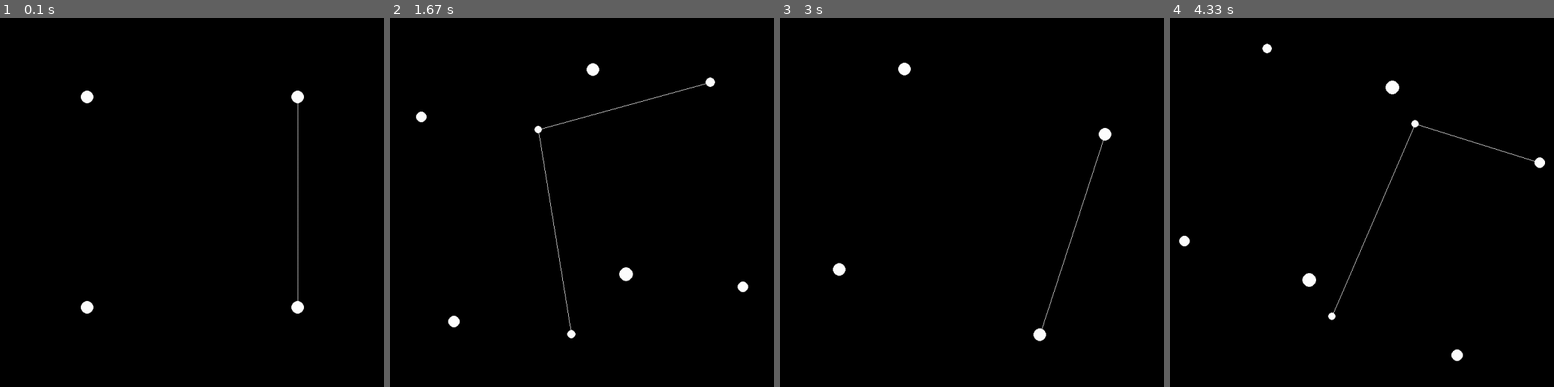
Above: before the commit, frames 1-4 (left to right).
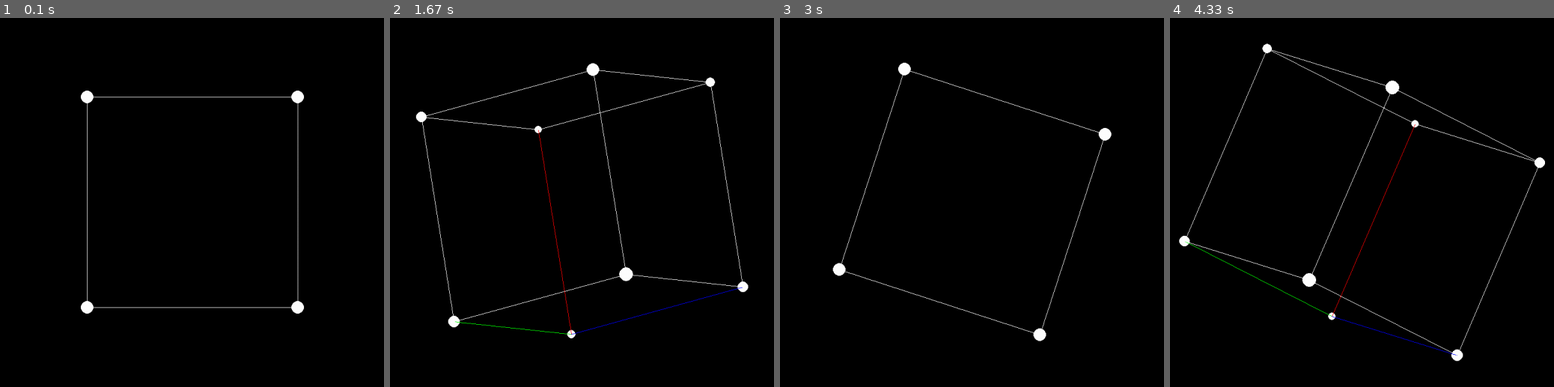
Above: after the commit, the same moments.

Repository: penewold/3d-in-python
Game: pygame game, started from 3d-pygame.py
The game is run twice, just before and just after one commit, with the same random seed, the same clock (stepped at 60 frames per second) and the same inputs.
Inputs:
- Up to frame 1 (0.1 s): no input
- Up to frame 2 (1.67 s): hold D 0.33-0.8 s; hold W 0.83-1.13 s; tap X at 0.9, 1.23, 1.53 s; tap Z at 0.98 s; hold D 1.17-1.63 s
- Up to frame 3 (3 s): hold A 1.67-2.2 s; tap X at 1.73, 2.03, 2.3, 2.63, 2.93 s; hold S 2.23-2.53 s; tap Z at 2.38 s; hold A 2.57-2.97 s
- Up to frame 4 (4.33 s): hold W 3-3.37 s; tap X at 3.07, 3.47, 3.77, 4.13 s; hold D 3.4-4.03 s; tap Z at 3.55 s; hold S from 4.07 s (still down)

The runs differ from the first frame. In frame 1, 0.5% of the frame differs, in the area x 22-77%, y 21-79%; in frame 2, 1.4%; in frame 3, 0.5%; in frame 4, 1.5%, in the area x 3-96%, y 8-92%.

Commit message:
added lines

Diff:
--- a/3d-pygame.py
+++ b/3d-pygame.py
@@ -111,8 +111,18 @@
     dot6 = pg.draw.circle(screen, (255, 255, 255), (d6pa[0] * 200 + WIDTH / 2, d6pa[1] * 200 + HEIGHT / 2), round((d6pa[2] + 5) * 2))
     dot7 = pg.draw.circle(screen, (255, 255, 255), (d7pa[0] * 200 + WIDTH / 2, d7pa[1] * 200 + HEIGHT / 2), round((d7pa[2] + 5) * 2))
     dot8 = pg.draw.circle(screen, (255, 255, 255), (d8pa[0] * 200 + WIDTH / 2, d8pa[1] * 200 + HEIGHT / 2), round((d8pa[2] + 5) * 2))
-    line1 = pg.draw.line(screen, (255,255,255), (d1pa[0] * 200 + WIDTH / 2, d1pa[1] * 200 + HEIGHT / 2), (d2pa[0] * 200 + WIDTH / 2, d2pa[1] * 200 + HEIGHT / 2))
-    line1 = pg.draw.line(screen, (255,255,255), (d2pa[0] * 200 + WIDTH / 2, d2pa[1] * 200 + HEIGHT / 2), (d3pa[0] * 200 + WIDTH / 2, d3pa[1] * 200 + HEIGHT / 2))
+    line1 = pg.draw.line(screen, (255,0,0), (d1pa[0] * 200 + WIDTH / 2, d1pa[1] * 200 + HEIGHT / 2), (d2pa[0] * 200 + WIDTH / 2, d2pa[1] * 200 + HEIGHT / 2))
+    line2 = pg.draw.line(screen, (0,255,0), (d1pa[0] * 200 + WIDTH / 2, d1pa[1] * 200 + HEIGHT / 2), (d5pa[0] * 200 + WIDTH / 2, d5pa[1] * 200 + HEIGHT / 2))
+    line3 = pg.draw.line(screen, (0,0,255), (d1pa[0] * 200 + WIDTH / 2, d1pa[1] * 200 + HEIGHT / 2), (d4pa[0] * 200 + WIDTH / 2, d4pa[1] * 200 + HEIGHT / 2))
+    line4 = pg.draw.line(screen, (255,255,255), (d2pa[0] * 200 + WIDTH / 2, d2pa[1] * 200 + HEIGHT / 2), (d3pa[0] * 200 + WIDTH / 2, d3pa[1] * 200 + HEIGHT / 2))
+    line5 = pg.draw.line(screen, (255,255,255), (d2pa[0] * 200 + WIDTH / 2, d2pa[1] * 200 + HEIGHT / 2), (d6pa[0] * 200 + WIDTH / 2, d6pa[1] * 200 + HEIGHT / 2))
+    line6 = pg.draw.line(screen, (255,255,255), (d5pa[0] * 200 + WIDTH / 2, d5pa[1] * 200 + HEIGHT / 2), (d6pa[0] * 200 + WIDTH / 2, d6pa[1] * 200 + HEIGHT / 2))
+    line7 = pg.draw.line(screen, (255,255,255), (d3pa[0] * 200 + WIDTH / 2, d3pa[1] * 200 + HEIGHT / 2), (d4pa[0] * 200 + WIDTH / 2, d4pa[1] * 200 + HEIGHT / 2))
+    line8 = pg.draw.line(screen, (255,255,255), (d4pa[0] * 200 + WIDTH / 2, d4pa[1] * 200 + HEIGHT / 2), (d8pa[0] * 200 + WIDTH / 2, d8pa[1] * 200 + HEIGHT / 2))
+    line9 = pg.draw.line(screen, (255,255,255), (d3pa[0] * 200 + WIDTH / 2, d3pa[1] * 200 + HEIGHT / 2), (d7pa[0] * 200 + WIDTH / 2, d7pa[1] * 200 + HEIGHT / 2))
+    line10 = pg.draw.line(screen, (255,255,255), (d5pa[0] * 200 + WIDTH / 2, d5pa[1] * 200 + HEIGHT / 2), (d8pa[0] * 200 + WIDTH / 2, d8pa[1] * 200 + HEIGHT / 2))
+    line11 = pg.draw.line(screen, (255,255,255), (d6pa[0] * 200 + WIDTH / 2, d6pa[1] * 200 + HEIGHT / 2), (d7pa[0] * 200 + WIDTH / 2, d7pa[1] * 200 + HEIGHT / 2))
+    line12 = pg.draw.line(screen, (255,255,255), (d7pa[0] * 200 + WIDTH / 2, d7pa[1] * 200 + HEIGHT / 2), (d8pa[0] * 200 + WIDTH / 2, d8pa[1] * 200 + HEIGHT / 2))
     print(d1pa)
 
 
